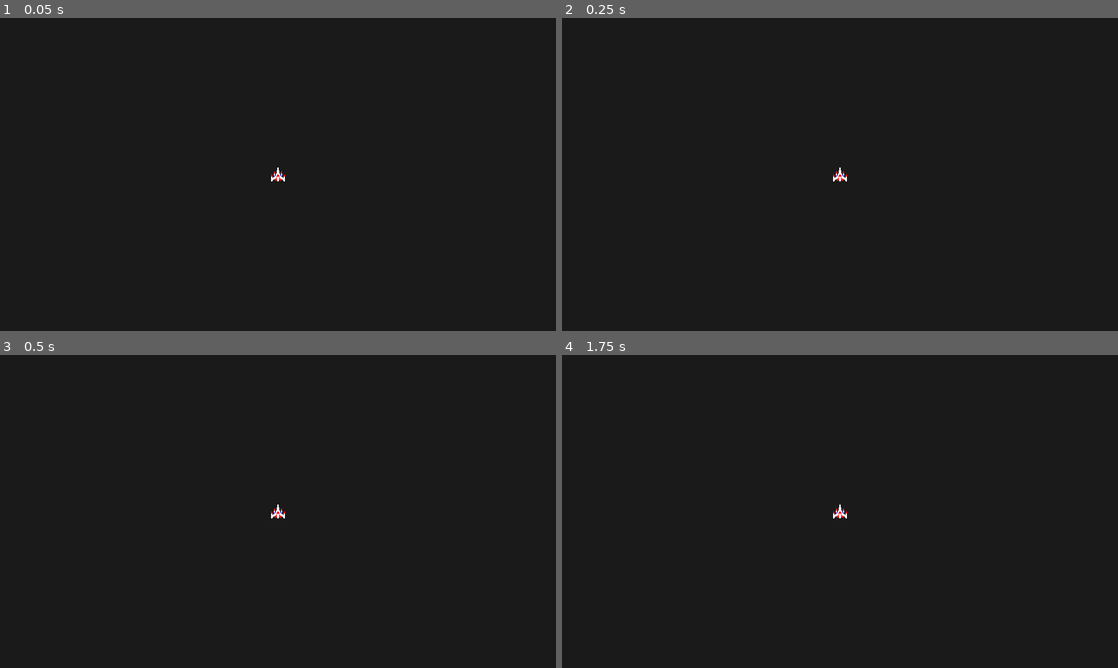
Above: before the commit, frames 1-4 (two rows, left to right).
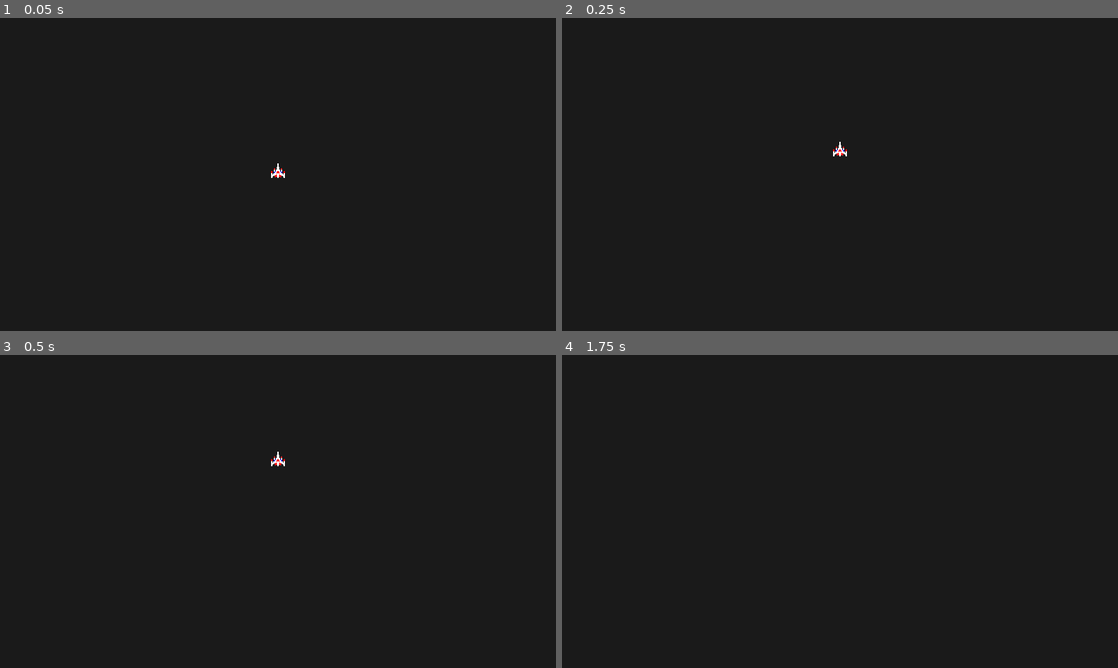
Above: after the commit, the same moments.

Repository: ashmeet28/the-space-combat-game
Game: Godot game, scene res://Stages/MainMenu/main_menu.tscn
Two runs of this game, one before a commit and one after it. Both use one fixed random seed, a clock stepped at 60 frames per second and the inputs below.
Inputs:
- Up to frame 1 (0.05 s): no input
- Up to frame 2 (0.25 s): no input
- Up to frame 3 (0.5 s): no input
- Up to frame 4 (1.75 s): no input

The runs differ from the first frame. In frame 1, less than 0.1% of the frame differs, in the area x 48-52%, y 46-53%; in frame 2, 0.1%; in frame 3, 0.1%, in the area x 48-52%, y 30-53%; in frame 4, less than 0.1%.

Commit message:
Spaceship working with controller

Diff:
--- /dev/null
+++ b/Entities/Spaceship/spaceship.gd
@@ -0,0 +1,11 @@
+extends Area2D
+
+func _physics_process(delta: float) -> void:
+	var jv =Input.get_vector("JLD0","JRD0","JUD0","JDD0")
+	if (jv.length() > 0.3):
+		var d =  Vector2(0,-1).rotated(rotation).cross(jv.normalized())
+		if (d > 0.1):
+			rotation += PI * delta
+		if (d < 0.1):
+			rotation -= PI * delta
+	position +=  Vector2(0,-750).rotated(rotation) * delta
--- /dev/null
+++ b/Entities/Spaceship/spaceship.tscn
@@ -0,0 +1,13 @@
+[gd_scene load_steps=3 format=3 uid="uid://dn57ihvdaup72"]
+
+[ext_resource type="Script" uid="uid://bfvaa2sxyjlrs" path="res://Entities/Spaceship/spaceship.gd" id="1_otdo3"]
+[ext_resource type="Texture2D" uid="uid://discpi33fuxvy" path="res://Entities/Spaceship/spaceship.png" id="1_p1iq7"]
+
+[node name="Area2D" type="Area2D"]
+script = ExtResource("1_otdo3")
+
+[node name="CollisionPolygon2D" type="CollisionPolygon2D" parent="."]
+polygon = PackedVector2Array(-4, -50, 4, -50, 21, 0, 21, -18, 29, -18, 39, 25, 39, -1, 47, -1, 47, 50, 39, 50, 23, 34, 23, 44, 4, 44, 4, 50, -4, 50, -4, 44, -23, 44, -23, 34, -39, 50, -47, 50, -47, -1, -39, -1, -39, 25, -29, -18, -21, -18, -21, 0)
+
+[node name="Sprite2D" type="Sprite2D" parent="."]
+texture = ExtResource("1_p1iq7")
--- /dev/null
+++ b/Stages/FightZone/fight_zone.gd
@@ -0,0 +1,6 @@
+extends Node2D
+
+func _ready() -> void:
+	var spaceship = preload("res://Entities/Spaceship/spaceship.tscn").instantiate()
+	spaceship.position = Vector2(1920,1080)
+	add_child(spaceship)
--- /dev/null
+++ b/Stages/FightZone/fight_zone.tscn
@@ -0,0 +1,11 @@
+[gd_scene load_steps=3 format=3 uid="uid://irkswpjyr6bg"]
+
+[ext_resource type="Script" uid="uid://bmo0hhnh74mfj" path="res://Stages/FightZone/fight_zone.gd" id="1_g0465"]
+[ext_resource type="Texture2D" uid="uid://dchuwnr2fv14m" path="res://Stages/FightZone/Images/background.png" id="1_srjyi"]
+
+[node name="FightZone" type="Node2D"]
+script = ExtResource("1_g0465")
+
+[node name="Sprite2D" type="Sprite2D" parent="."]
+position = Vector2(1920, 1080)
+texture = ExtResource("1_srjyi")
--- /dev/null
+++ b/Stages/MainMenu/main_menu.gd
@@ -0,0 +1,4 @@
+extends Node2D
+
+func _physics_process(_delta: float) -> void:
+	get_tree().change_scene_to_file("res://Stages/FightZone/fight_zone.tscn")
--- a/Stages/MainMenu/main_menu.tscn
+++ b/Stages/MainMenu/main_menu.tscn
@@ -1,14 +1,11 @@
 [gd_scene load_steps=3 format=3 uid="uid://c6w7saj51wed0"]
 
-[ext_resource type="Texture2D" uid="uid://b28hmgo0pno44" path="res://Stages/FightZone/background.png" id="1_w5ok3"]
-[ext_resource type="Texture2D" uid="uid://discpi33fuxvy" path="res://Entities/Spaceship/spaceship.png" id="2_v2tt7"]
+[ext_resource type="Script" uid="uid://cqv2bn8lb4c7l" path="res://Stages/MainMenu/main_menu.gd" id="1_v2tt7"]
+[ext_resource type="Texture2D" uid="uid://b28hmgo0pno44" path="res://Stages/MainMenu/Images/background.png" id="1_w5ok3"]
 
 [node name="MainMenu" type="Node2D"]
+script = ExtResource("1_v2tt7")
 
 [node name="Sprite2D2" type="Sprite2D" parent="."]
 position = Vector2(1920, 1080)
 texture = ExtResource("1_w5ok3")
-
-[node name="Sprite2D" type="Sprite2D" parent="."]
-position = Vector2(1920, 1080)
-texture = ExtResource("2_v2tt7")
--- a/project.godot
+++ b/project.godot
@@ -21,3 +21,26 @@
 window/size/viewport_height=2160
 window/size/mode=3
 window/stretch/mode="viewport"
+
+[input]
+
+JLD0={
+"deadzone": 0.2,
+"events": [Object(InputEventJoypadMotion,"resource_local_to_scene":false,"resource_name":"","device":0,"axis":0,"axis_value":-1.0,"script":null)
+]
+}
+JRD0={
+"deadzone": 0.2,
+"events": [Object(InputEventJoypadMotion,"resource_local_to_scene":false,"resource_name":"","device":0,"axis":0,"axis_value":1.0,"script":null)
+]
+}
+JUD0={
+"deadzone": 0.2,
+"events": [Object(InputEventJoypadMotion,"resource_local_to_scene":false,"resource_name":"","device":0,"axis":1,"axis_value":-1.0,"script":null)
+]
+}
+JDD0={
+"deadzone": 0.2,
+"events": [Object(InputEventJoypadMotion,"resource_local_to_scene":false,"resource_name":"","device":0,"axis":1,"axis_value":1.0,"script":null)
+]
+}
Not shown, added: Entities/Spaceship/spaceship.gd.uid
Renamed: Stages/FightZone/background.png -> Stages/FightZone/Images/background.png
Not shown, changed: Stages/FightZone/Images/background.png.import
Not shown, added: Stages/FightZone/fight_zone.gd.uid
Binary file added: Stages/MainMenu/Images/background.png
Not shown, added: Stages/MainMenu/Images/background.png.import
Not shown, added: Stages/MainMenu/main_menu.gd.uid
